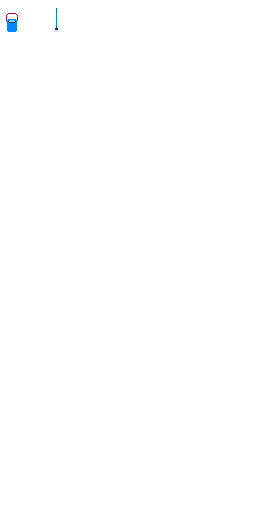
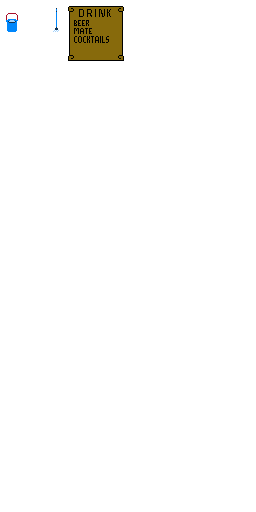
Two versions of the same layered image (w=256, h=512). Layer-by-layer changes:
pixels changed over [68, 6, 124, 61] (layer not identified)
